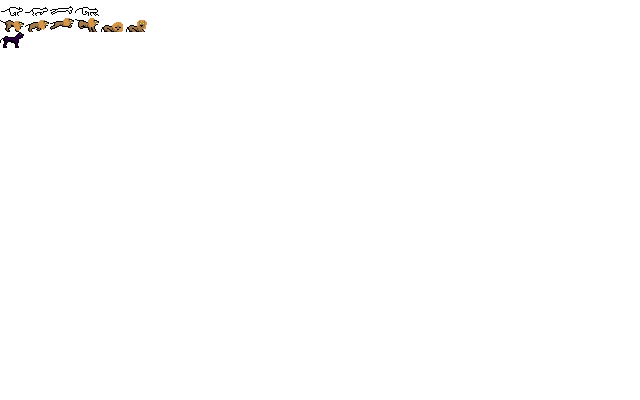
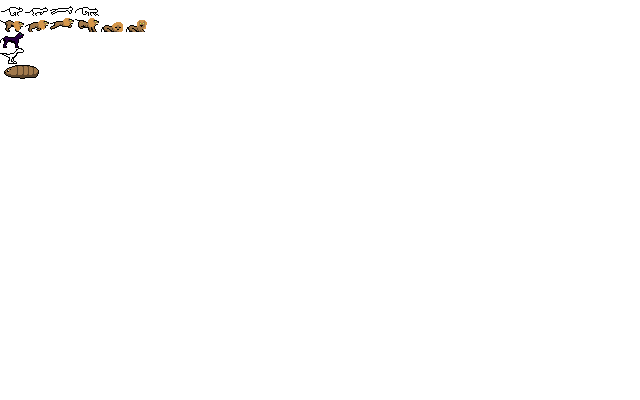
Layers edited between the first and the second 640×400 image:
painted on "Layer #2" over [0, 48, 39, 79]
